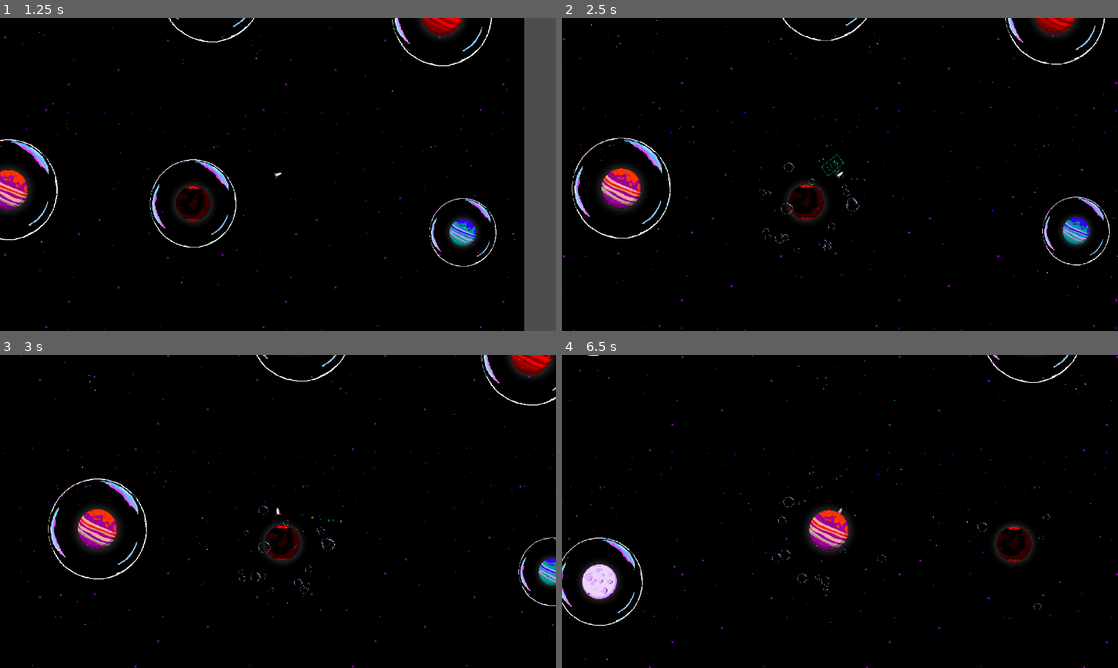
Above: before the commit, frames 1-4 (two rows, left to right).
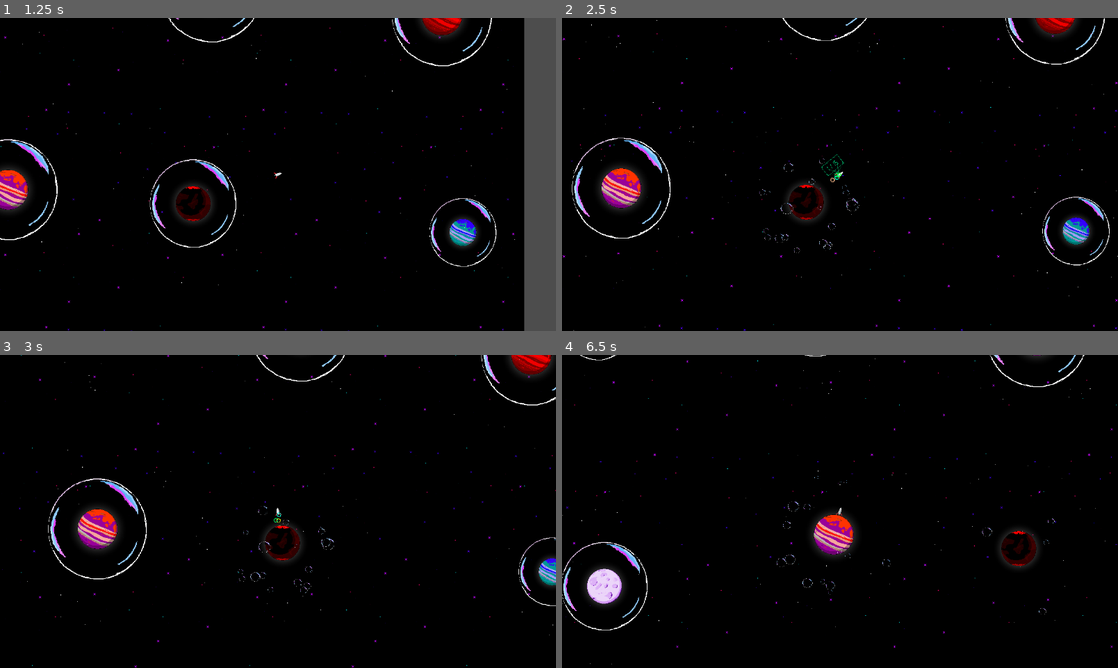
Above: after the commit, the same moments.

Repository: bjornarprytz/bubbleoids
Game: Godot game, scene res://splash.tscn
The game is run twice, just before and just after one commit, with the same random seed, the same clock (stepped at 60 frames per second) and the same inputs.
Inputs (mouse positions are in pixels of both pictures, inside the frame that each line leads up to):
- Up to frame 1 (1.25 s): move the mouse to (400, 158) at 0.52 s; hold Right (ui_right) from 0.53 s (still down); hold Ctrl (hud) from 0.53 s (still down); click (400, 158) at 0.67 s
- Up to frame 2 (2.5 s): move the mouse to (728, 190) at 1.27 s; release Right (ui_right) at 1.28 s; release Ctrl (hud) at 1.28 s; hold Left (ui_left) 1.28-2.03 s; tap Down (throttle_minus) at 1.35 s; move the mouse to (895, 105) at 2.02 s; hold Right (ui_right) from 2.03 s (still down); hold Up (throttle_plus) from 2.03 s (still down)
- Up to frame 3 (3 s): keep holding Right (ui_right); move the mouse to (250, 574) at 2.77 s; release Up (throttle_plus) at 2.78 s; tap Ctrl (hud) at 2.85 s; click (250, 574) at 2.92 s
- Up to frame 4 (6.5 s): move the mouse to (1006, 558) at 3.52 s; release Right (ui_right) at 3.53 s; hold Down (throttle_minus) 3.53-4.28 s; hold Left (ui_left) 3.53-5.78 s; move the mouse to (673, 464) at 4.27 s; tap Up (throttle_plus) at 4.35 s; move the mouse to (867, 511) at 5.02 s; hold Ctrl (hud) 5.03-5.78 s; click (867, 511) at 5.17 s; move the mouse to (756, 433) at 5.77 s; hold Right (ui_right) from 5.78 s (still down); tap Down (throttle_minus) at 5.85 s

Frame 1 is identical in both runs. In frame 2, 0.2% of the frame differs, in the area x 4-98%, y 0-79%; in frame 3, 0.2%; in frame 4, 3.4%, in the area x 0-100%, y 0-100%.

Commit message:
updated exhaust direction

Diff:
--- a/src/player.tscn
+++ b/src/player.tscn
@@ -29,19 +29,23 @@
 
 [node name="Shape" type="CollisionShape2D" parent="."]
 position = Vector2(0, -1)
+rotation = 1.5708
 shape = SubResource("CapsuleShape2D_i3pqv")
 
 [node name="Exhaust" type="CPUParticles2D" parent="."]
 unique_name_in_owner = true
-position = Vector2(0, 15)
+position = Vector2(0, -2)
 emitting = false
 texture = ExtResource("3_i3pqv")
+local_coords = true
 particle_flag_align_y = true
-direction = Vector2(0, 1)
+direction = Vector2(-1, 0)
+spread = 20.0
 gravity = Vector2(0, 0)
-initial_velocity_min = 5.0
-initial_velocity_max = 25.0
-scale_amount_min = 0.5
+initial_velocity_min = 50.0
+initial_velocity_max = 200.0
+scale_amount_min = 2.5
+scale_amount_max = 2.5
 hue_variation_min = -1.0
 hue_variation_max = 1.0
 hue_variation_curve = SubResource("Curve_onrkg")
